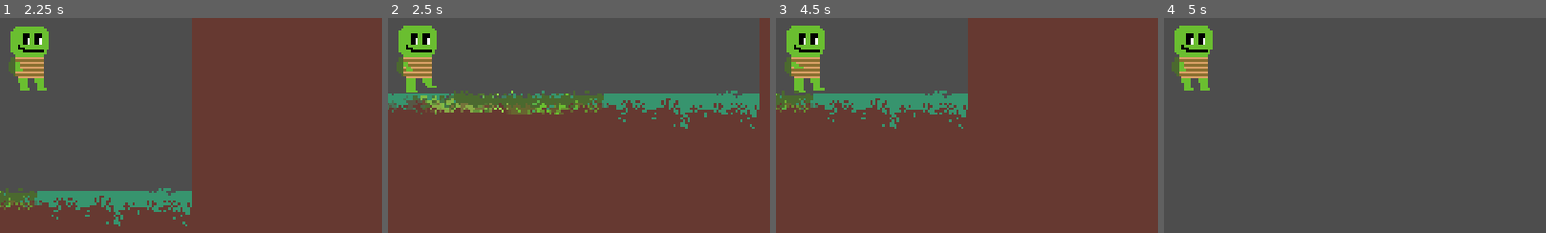
Above: before the commit, frames 1-4 (left to right).
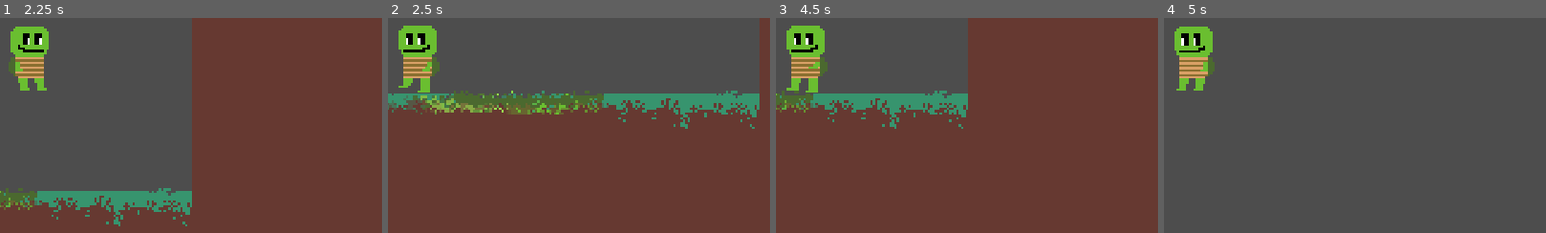
Above: after the commit, the same moments.

Repository: anzaryesbit/Lab4_IEE
Game: Godot game, scene res://game.tscn
Two runs of this game, one before a commit and one after it. Both use one fixed random seed, a clock stepped at 60 frames per second and the inputs below.
Inputs:
- Up to frame 1 (2.25 s): tap Enter (ui_accept) at 0.5, 0.77, 1.52 s; hold Right (ui_right) 0.53-2.03 s; hold Left (ui_left) from 2.03 s (still down)
- Up to frame 2 (2.5 s): keep holding Left (ui_left)
- Up to frame 3 (4.5 s): release Left (ui_left) at 2.78 s; hold Right (ui_right) 2.78-4.28 s; tap Enter (ui_accept) at 3.02, 3.77 s; hold Left (ui_left) from 4.28 s (still down)
- Up to frame 4 (5 s): keep holding Left (ui_left); tap Enter (ui_accept) at 4.52 s
The pictures show only the part of the screen within x 46-96%, y 42-92%; the shares and areas given below are measured in that part.

Frame 1 is identical in both runs. In frame 2, 1.1% of the frame differs, in the area x 2-14%, y 7-35%; in frame 3, 1.0%; in frame 4, 1.2%, in the area x 2-14%, y 3-34%.

Commit message:
updated Terry to flip animation direction when moving

Diff:
--- a/Player.gd
+++ b/Player.gd
@@ -19,6 +19,10 @@
 			animated_sprite.animation = "idle"
 			animated_sprite.play()
 		else:
+			if velocity.x > 0:
+				animated_sprite.flip_h = false
+			elif velocity.x < 0:
+				animated_sprite.flip_h = true
 			animated_sprite.animation = "run"
 			animated_sprite.play()
 
